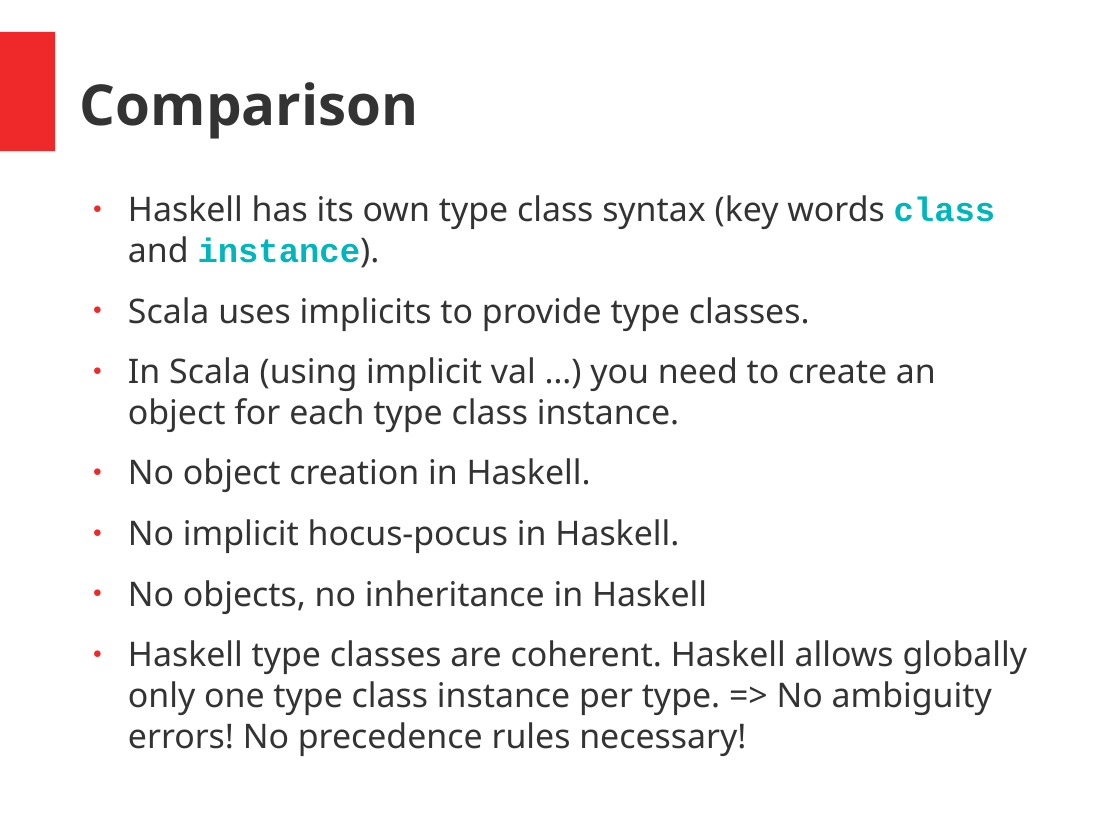
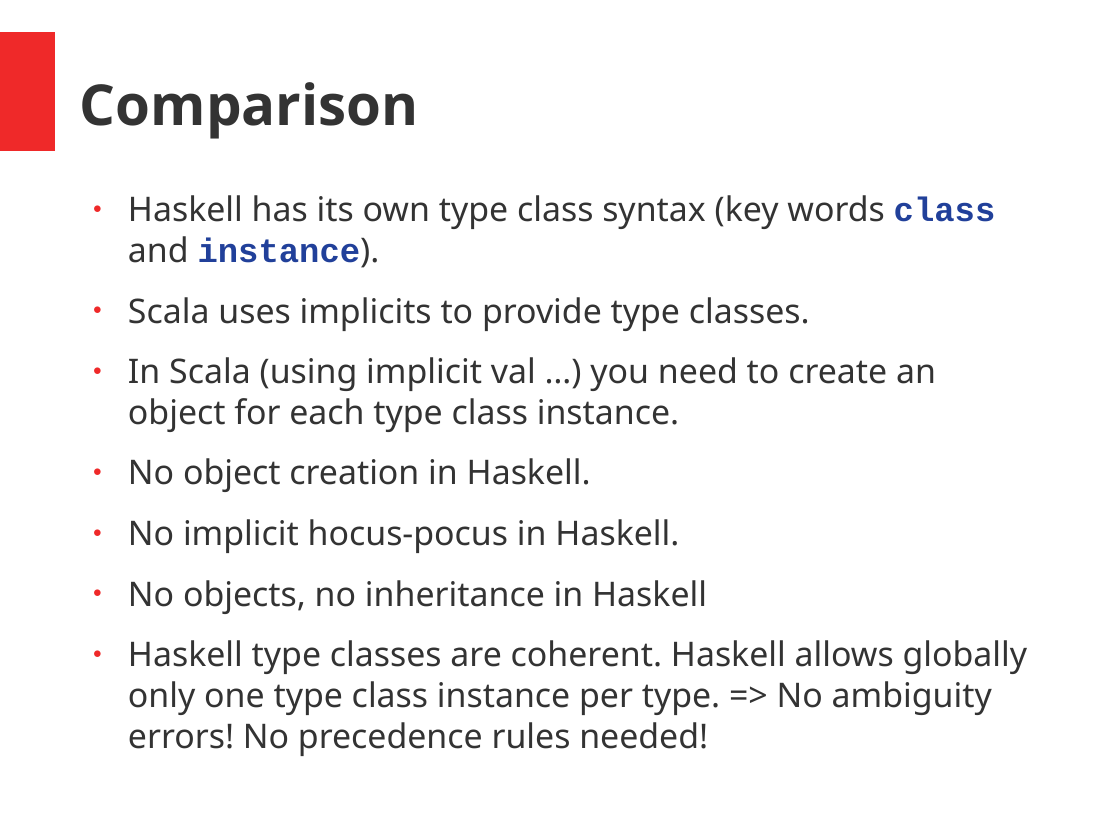
Before and after one commit to hermannhueck/typeclasses, a slide deck: slide 45 of Slides/TypeClasses.pptx (slide 44 before the commit). Drawn at 1120x840 pixels with LibreOffice and Linux fonts; fonts in the diff are those of the drawing. Boxes give left, top, right and bottom in pixels: in the first picture for what was removed or moved away, otherwise in the second. Text is boxed around its words. In the diff, an @@ line names an element or a change of style, - is before the commit and + after.

```diff
--- a/Slides/TypeClasses.pptx
+++ b/Slides/TypeClasses.pptx
@@ text at (x1=128, y1=195, x2=996, y2=614): text colour #00B6BD to #21409A in "class instance)."; indent changed @@
@@ text at (x1=128, y1=640, x2=1028, y2=756): text changed @@
-● Haskell type classes are coherent. Haskell allows globally only one type class instance per type. => No ambiguity errors! No precedence rules necessary!
+● Haskell type classes are coherent. Haskell allows globally only one type class instance per type. => No ambiguity errors! No precedence rules needed!
```
Also in this commit, not shown: 34 other slides changed, 1 slide added, 1 other file.
